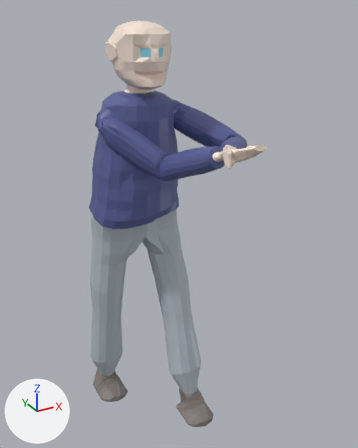
The FBX model Assets/Models/Entities/Character_With_Rig_And_Animations.fbx, before and after one commit.
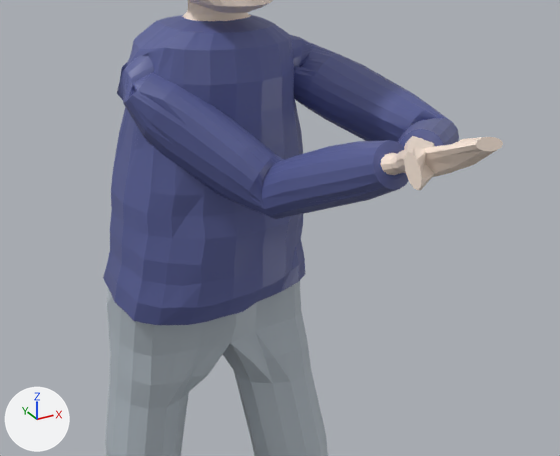
There are two pictures of each version: one whole from a 50 mm lens placed at (-0.781, -1.805, 1.792), pointed at (0.108, -0.189, 0.984), one close up on the part from 12% to 82% of the width and 19% to 64% of the height. Arrows for +X, +Y and +Z are at lower left; the lights stay in place. Both versions are drawn at frame 139 of the action 'CINEMA_4D_Main'; the numbers are the values there.

The first close-up shows 'Character'.
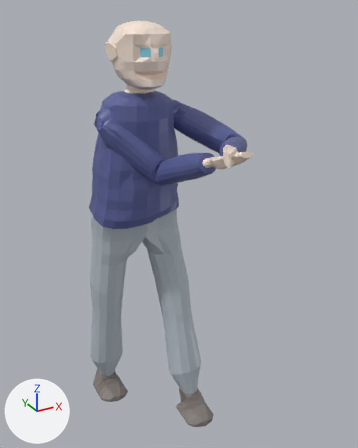
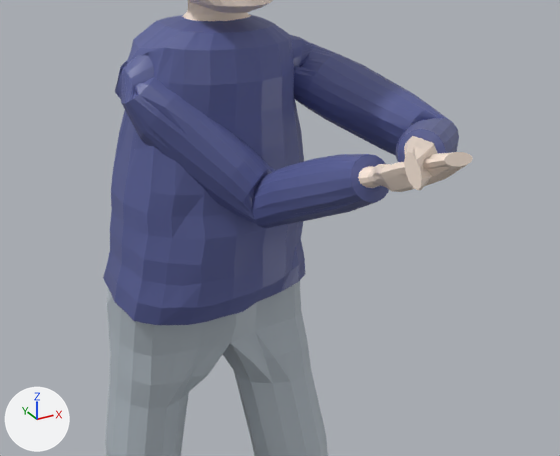
The edits, one by one:
Bone 'R_BD_NB_Shoulder_jnt' (bone_r_bd_nb_shoulder_jnt) turns from (-50, -158, 19) to (-47, -155, 26) degrees about its own x, y and z.
Bone 'R_BD_NB_Forearm_Twist_01_jnt' (bone_r_bd_nb_forearm_twist_01_jnt) turns from (-55, 37, -20) to (-69, 41, -28) degrees about its own x, y and z.

What differs and where, as boxes [x1, y1, x2, y2] in the close-ups (560 x 456 px):
'Character', posed: before [103, 0, 503, 456]; after [103, 0, 473, 456]
bone 'R_BD_NB_Shoulder_jnt', root to tip: before (128, 82) to (180, 56); after (128, 82) to (169, 40)
bone 'R_BD_NB_Forearm_Twist_01_jnt', root to tip: before (279, 192) to (289, 282); after (269, 203) to (279, 290)
